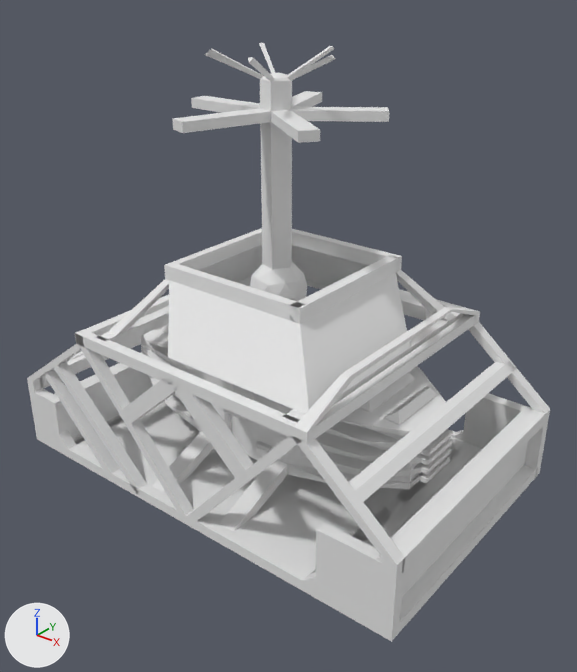
Renders of the FBX model Models/Cubes/Radar_A_Large_Constr2.fbx from each side of a commit.
Before and after are seen from a camera (50 mm lens) standing at (6.73, -8.19, 3.48) and looking at (0.37, -0.23, -1.45). The lights are fixed; the arrows at lower left show +X, +Y and +Z. Where no turn or scale is listed for an object, it has been applied to the vertices. Vertices at the same position are counted once.
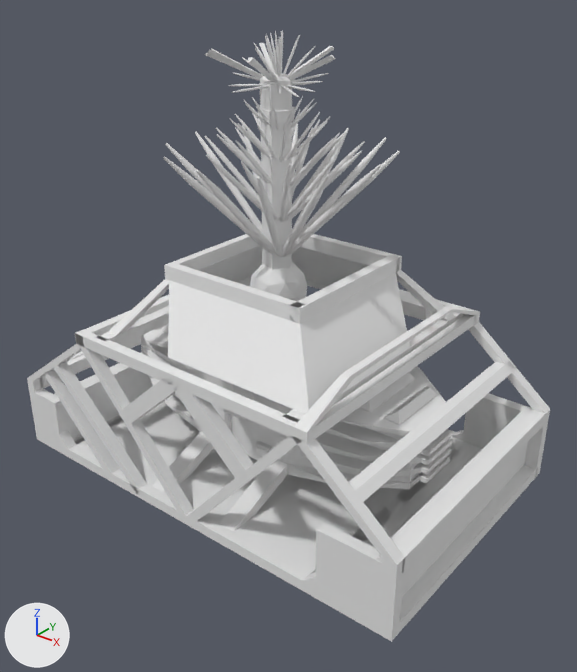
Changed parts and their boxes (x1, y1, x2, y2) in the pictures (577 x 672 px; the box of a moved part takes in the faces that stretch with it):
'Cylinder.006', added: after (163, 124, 400, 257)
'Cylinder.025', added: after (205, 127, 365, 222)
'Cylinder.016', added: after (216, 119, 346, 187)
'Cylinder.076', added: after (229, 30, 329, 97)
'Cylinder.040', added: after (230, 109, 330, 162)
'Cylinder.083', added: after (244, 96, 317, 131)
'Cylinder.021', added: after (291, 132, 340, 192)
part 1 of me_cube_003, moved or reshaped (not visible afterwards): before (191, 96, 260, 113)
part 2 of me_cube_003, moved or reshaped (not visible afterwards): before (292, 91, 322, 107)
part 3 of me_cube_003, moved or reshaped: before (291, 107, 389, 122); after (291, 107, 295, 121)
part 4 of me_cube_003, moved or reshaped: before (271, 110, 320, 143); after (271, 110, 291, 122)
part 5 of me_cube_003, moved or reshaped: before (172, 108, 271, 133); after (258, 108, 271, 122)

The edits, one by one:
me_cube_003 has 1487 vertices, 1537 faces and spans x -2.85..2.76, y -2.01..2.04, z -1.28..4.84.
me_cube_003 is used by ob_cube_004; location (0.0, 0.0, -2.5).
Before the commit, vertices of me_cube_003: 56 (-1.43, 0.13, 3.99), 57 (-1.43, 0.13, 4.12) at pixel (204, 95), 58 (-1.43, -0.13, 4.12) at pixel (191, 98), 59 (-1.43, -0.13, 3.99) at pixel (191, 107).
Before the commit, vertices of me_cube_003: 60 (-0.32, 1.4, 4.12) at pixel (322, 92), 61 (-0.32, 1.4, 3.99) at pixel (322, 101), 62 (-0.57, 1.32, 3.99), 63 (-0.57, 1.32, 4.12) at pixel (305, 91).
Before the commit, vertices of me_cube_003: 64 (1.24, 0.73, 3.99) at pixel (388, 121), 65 (1.24, 0.73, 4.12) at pixel (389, 111), 66 (1.08, 0.95, 4.12) at pixel (388, 107), 67 (1.08, 0.95, 3.99).
Before the commit, vertices of me_cube_003: 68 (1.24, -0.73, 3.99) at pixel (320, 141), 69 (1.24, -0.73, 4.12) at pixel (320, 129), 70 (1.08, -0.95, 3.99) at pixel (298, 142), 71 (1.08, -0.95, 4.12) at pixel (298, 130).
Before the commit, vertices of me_cube_003: 72 (-0.57, -1.32, 4.12) at pixel (172, 118), 73 (-0.57, -1.32, 3.99) at pixel (173, 129), 74 (-0.32, -1.4, 3.99) at pixel (182, 133), 75 (-0.32, -1.4, 4.12) at pixel (182, 122).
Part 1, on me_cube_003:
Vertices 56 to 59 of me_cube_003 move by (1.21, 0.0, 0.0).
Part 2, on me_cube_003:
Vertices 60 to 63 of me_cube_003 move by (0.36, -1.18, 0.0).
Part 3, on me_cube_003:
Vertices 64 to 67 of me_cube_003 move by (-0.99, -0.71, 0.0).
Part 4, on me_cube_003:
Vertices 68 to 71 of me_cube_003 move by (-1.0, 0.72, 0.0).
Part 5, on me_cube_003:
Vertices 72 to 75 of me_cube_003 move by (0.38, 1.16, 0.0).
Mesh me_cylinder_076 is new.
It has 5279 vertices, 4290 faces and spans x -0.592..0.638, y -0.638..0.643, z -0.062..0.643.
It uses material mat_cs (its picture is missing).
Mesh me_cylinder_025 is new.
It has 1598 vertices, 1300 faces and spans x -1.09..1.09, y -1.09..1.09, z -0.05..1.13.
It uses material mat_cs (its picture is missing).
Mesh me_cylinder_006 is new.
It has 1920 vertices, 1560 faces and spans x -1.57..1.57, y -1.57..1.57, z -0.07..1.57.
It uses material mat_cs (its picture is missing).
Mesh me_cylinder_040 is new.
It has 1920 vertices, 1560 faces and spans x -0.636..0.636, y -0.636..0.636, z -0.03..0.658.
It uses material mat_cs (its picture is missing).
Mesh me_cylinder_094 is new.
It has 1920 vertices, 1560 faces and spans x -0.479..0.479, y -0.479..0.479, z -0.022..0.479.
It uses material mat_cs (its picture is missing).
Mesh me_cylinder_021 is new.
It has 160 vertices, 130 faces and spans x -0.036..0.438, y -0.039..0.75, z -0.039..0.865.
It uses material mat_cs (its picture is missing).
Mesh me_cylinder_016 is new.
It has 1598 vertices, 1300 faces and spans x -0.79..0.86, y -0.86..0.86, z -0.04..0.86.
It uses material mat_cs (its picture is missing).
Object 'Cylinder.076' (ob_cylinder_076) is new; it shows me_cylinder_076.
Its location is (0.04, 0.0, 1.92).
Object 'Cylinder.025' (ob_cylinder_025) is new; it shows me_cylinder_025.
Its location is (0.04, 0.0, 0.05).
Object 'Cylinder.006' (ob_cylinder_006) is new; it shows me_cylinder_006.
Its location is (0.04, 0.0, -0.43).
Object 'Cylinder.040' (ob_cylinder_040) is new; it shows me_cylinder_040.
Its location is (0.04, 0.0, 0.85).
Object 'Cylinder.083' (ob_cylinder_083) is new; it shows me_cylinder_094.
Its location is (0.04, 0.0, 1.24).
Object 'Cylinder.021' (ob_cylinder_021) is new; it shows me_cylinder_021.
Its location is (0.04, 0.0, 0.39).
Object 'Cylinder.016' (ob_cylinder_016) is new; it shows me_cylinder_016.
Its location is (0.04, 0.0, 0.49).
